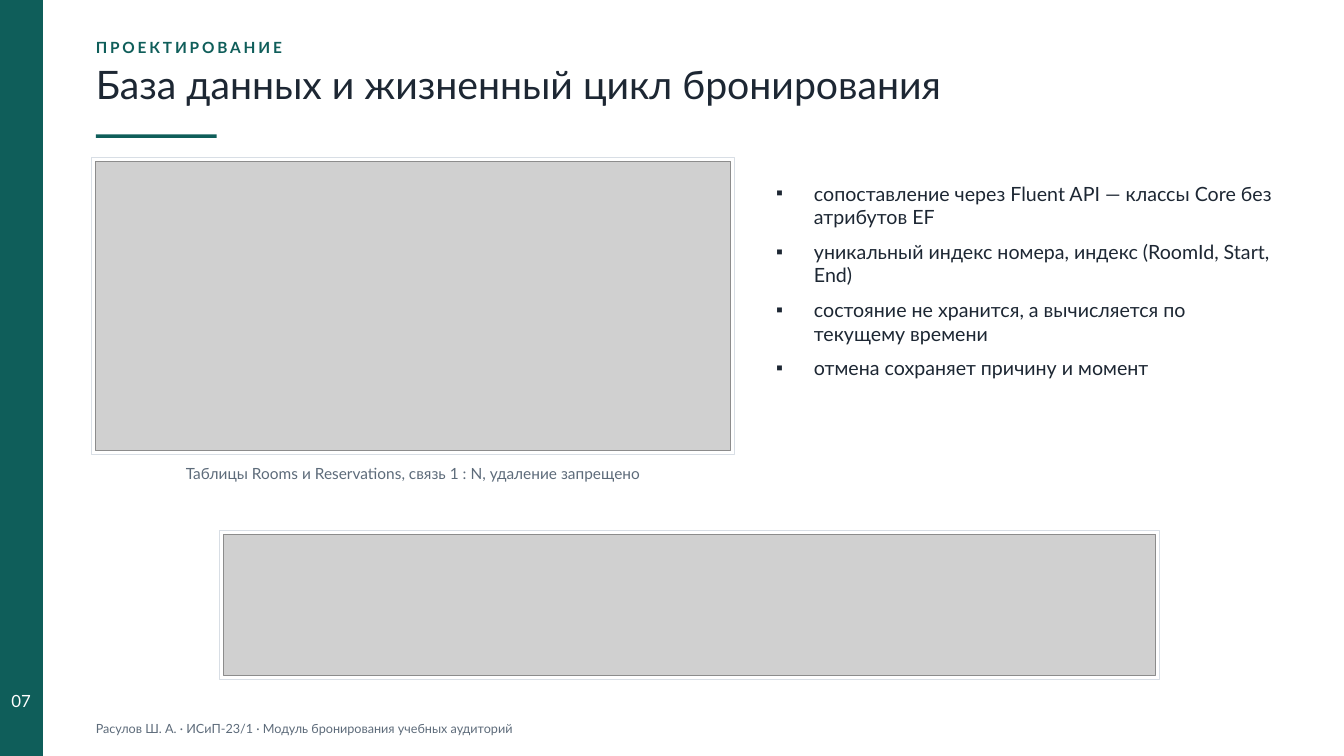
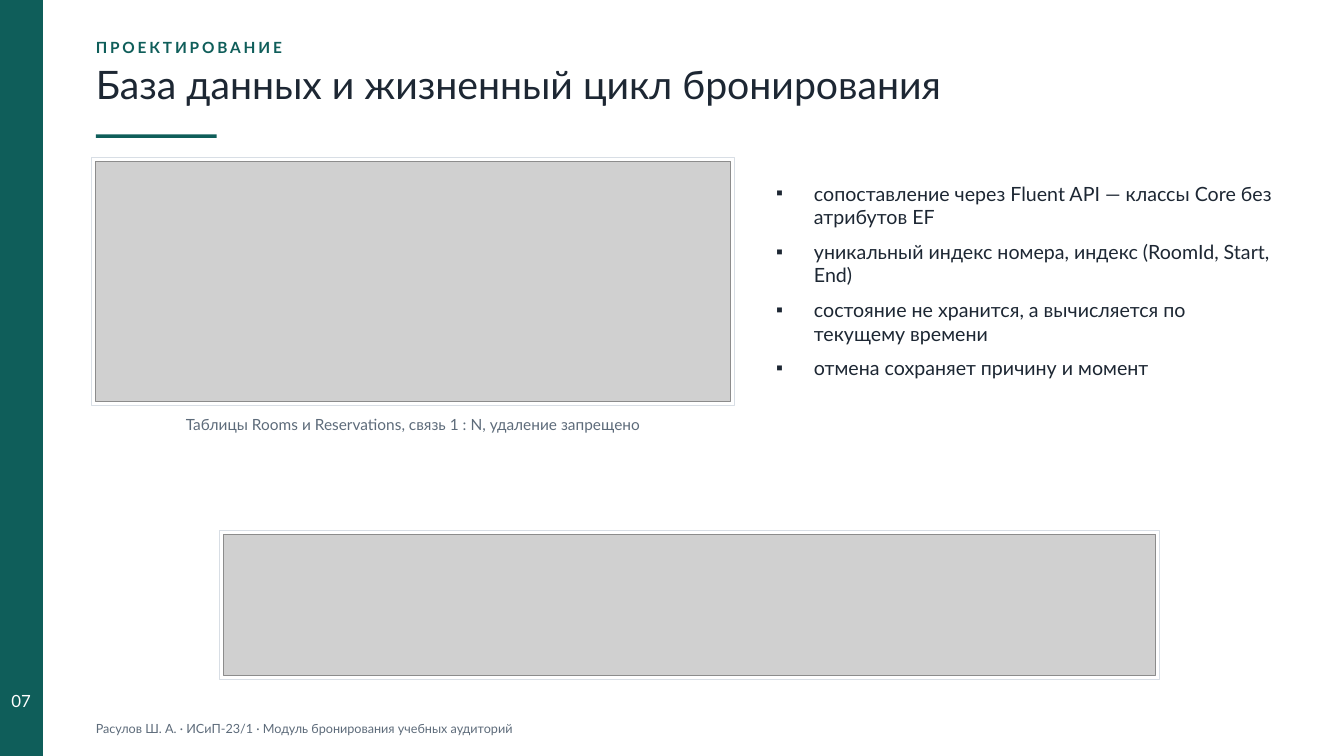
Before and after one commit to Black287234/KP-shahin, a slide deck: slide 7 of docs/Презентация.pptx. Drawn at 1344x756 pixels with LibreOffice and Linux fonts; fonts in the diff are those of the drawing; grey boxes stand for pictures. Boxes give left, top, right and bottom in pixels: in the first picture for what was removed or moved away, otherwise in the second. Text is boxed around its words. In the diff, an @@ line names an element or a change of style, - is before the commit and + after.

```diff
--- a/docs/Презентация.pptx
+++ b/docs/Презентация.pptx
@@ rectangle: place and size @@
-rectangle at [92,157,735,455]
+rectangle at [92,157,735,405]
@@ picture: place and size @@
-picture at [96,161,731,451]
+picture at [96,161,731,401]
@@ text "Таблицы Rooms и Reservations, связь ...": place and size @@
-text "Таблицы Rooms и Reservations, связь ..." at [186,468,640,482]
+text "Таблицы Rooms и Reservations, связь ..." at [186,419,640,433]
```
Also in this commit, not shown: 3 other slides changed, 1 slide added, 1 slide removed, 11 other files.
